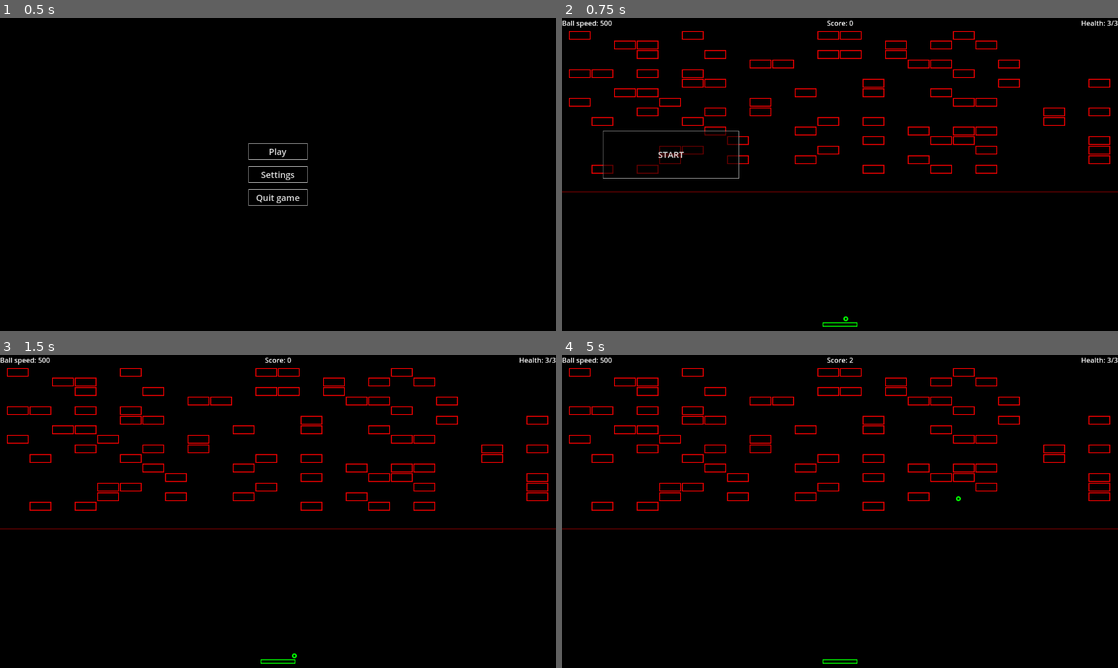
Above: before the commit, frames 1-4 (two rows, left to right).
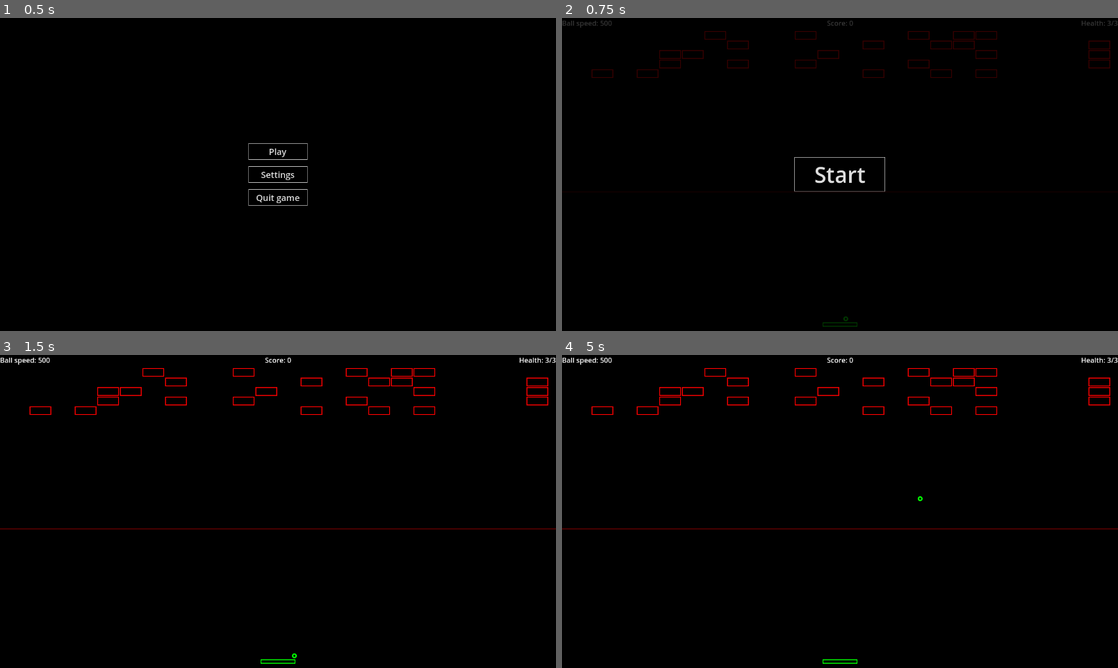
Above: after the commit, the same moments.

Repository: Germenzi/Infinitoid
Game: Godot game, scene res://main.tscn
The game is run twice, just before and just after one commit, with the same random seed, the same clock (stepped at 60 frames per second) and the same inputs.
Inputs (mouse positions are in pixels of both pictures, inside the frame that each line leads up to):
- Up to frame 1 (0.5 s): no input
- Up to frame 2 (0.75 s): click "Play" at 0.5 s
- Up to frame 3 (1.5 s): click "START" (after the commit: "Start") at 1.25 s
- Up to frame 4 (5 s): tap Enter at 2, 3.5 s; move the mouse to (962, 495) at 2.02 s; hold Up (ui_up) 2.03-2.75 s; tap O at 2.1, 3.6 s; click (962, 495) at 2.17 s; tap Space at 2.75, 4.25 s; drag from (728, 527) to (812, 574) at 2.77 s; move the mouse to (895, 442) at 3.52 s; hold Up (ui_up) 3.53-4.25 s; drag from (812, 574) to (673, 464) at 4.27 s

Frame 1 is identical in both runs. In frame 2, 4.8% of the frame differs, in the area x 0-100%, y 0-99%; in frame 3, 3.6%; in frame 4, 3.6%.

Commit message:
Add starting game ui

Diff:
--- a/scenes/arcanoid_game.tscn
+++ b/scenes/arcanoid_game.tscn
@@ -1,7 +1,8 @@
-[gd_scene load_steps=8 format=3 uid="uid://bixm1xmwh4h83"]
+[gd_scene load_steps=9 format=3 uid="uid://bixm1xmwh4h83"]
 
 [ext_resource type="Theme" uid="uid://dmce53ilrrlem" path="res://main-theme.tres" id="2_665qb"]
 [ext_resource type="Script" path="res://GameState.gd" id="3_6rb05"]
+[ext_resource type="PackedScene" uid="uid://dj4cqaqhhkqus" path="res://scenes/game_starting_ui.tscn" id="3_ricfi"]
 
 [sub_resource type="GDScript" id="GDScript_vuba5"]
 resource_name = "drawer"
@@ -104,6 +105,9 @@
 	var playing_area_limiter_rect : Rect2 = _game_state.playing_area_rect.grow(-_game_state.ball_radius*2)
 	var platform_rect : Rect2 = _game_state.platform_rect
 
+	var old_ball_position : Vector2 = _game_state.ball_position
+	var old_ball_velocity : Vector2 = _game_state.ball_velocity
+
 	var frametime : float = 0.0
 	var banned_rects_sides := ArcanoidGeometry.RectGroupBannedSides.new()
 	while true:
@@ -169,6 +173,11 @@
 				_game_state.score += 1
 				banned_rects_sides = ArcanoidGeometry.RectGroupBannedSides.new()
 
+	# hardcoded bugfix, when ball super rarely just ignore walls
+	if not _game_state.playing_area_rect.has_point(_game_state.ball_position):
+		_game_state.ball_position = old_ball_position - old_ball_velocity*delta*1e-3
+		_game_state.ball_velocity = old_ball_velocity.rotated(randf_range(-1e-3, 1e-3))
+		print(\"TRUTEN\")
 
 func _place_ball_to_launch_position() -> void:
 	const BALL_PLATFORM_GAP : float = 3.0
@@ -243,8 +252,8 @@
 	get_tree().reload_current_scene()
 
 
-func _on_start_button_pressed() -> void:
-	(%StartButton as Button).hide()
+func _on_game_starging_ui_start_button_pressed() -> void:
+	(%GameStartingUI as Control).hide()
 	_game_state.state_machine.go_state(GameState.LAUNCHING_BALL_STATE)
 "
 
@@ -292,7 +301,6 @@
 [node name="GameState" type="Node" parent="."]
 unique_name_in_owner = true
 script = ExtResource("3_6rb05")
-speed_factor = 1.01
 initial_ball_radius = 5.0
 initial_ball_speed = 500.0
 initial_platform_size = Vector2(80, 10)
@@ -302,7 +310,6 @@
 block_rows_gap = 2.0
 blocks_columns_gap = 2.0
 initial_block_spawn_amount = 5
-initial_block_rows = 15
 top_row_gap = 30.0
 
 [node name="GUI" type="CanvasLayer" parent="."]
@@ -316,16 +323,6 @@
 grow_horizontal = 2
 grow_vertical = 2
 theme = ExtResource("2_665qb")
-
-[node name="StartButton" type="Button" parent="GUI/Control"]
-unique_name_in_owner = true
-layout_mode = 0
-offset_left = 94.0
-offset_top = 260.0
-offset_right = 408.0
-offset_bottom = 369.0
-focus_mode = 0
-text = "START"
 
 [node name="SpeedLabel" type="Label" parent="GUI/Control"]
 layout_mode = 0
@@ -354,4 +351,8 @@
 grow_horizontal = 2
 script = SubResource("GDScript_4yrex")
 
-[connection signal="pressed" from="GUI/Control/StartButton" to="GameController" method="_on_start_button_pressed"]
+[node name="GameStartingUI" parent="GUI/Control" instance=ExtResource("3_ricfi")]
+unique_name_in_owner = true
+layout_mode = 1
+
+[connection signal="start_button_pressed" from="GUI/Control/GameStartingUI" to="GameController" method="_on_game_starging_ui_start_button_pressed"]
--- /dev/null
+++ b/scenes/game_starting_ui.tscn
@@ -0,0 +1,50 @@
+[gd_scene load_steps=3 format=3 uid="uid://dj4cqaqhhkqus"]
+
+[ext_resource type="Theme" uid="uid://dmce53ilrrlem" path="res://main-theme.tres" id="1_ak752"]
+
+[sub_resource type="GDScript" id="GDScript_4f068"]
+resource_name = "main"
+script/source = "extends Control
+
+signal start_button_pressed
+
+
+func _on_start_button_pressed() -> void:
+	start_button_pressed.emit()
+"
+
+[node name="GameStartingUI" type="Control"]
+layout_mode = 3
+anchors_preset = 15
+anchor_right = 1.0
+anchor_bottom = 1.0
+grow_horizontal = 2
+grow_vertical = 2
+theme = ExtResource("1_ak752")
+script = SubResource("GDScript_4f068")
+
+[node name="ColorRect" type="ColorRect" parent="."]
+layout_mode = 1
+anchors_preset = 15
+anchor_right = 1.0
+anchor_bottom = 1.0
+grow_horizontal = 2
+grow_vertical = 2
+color = Color(0, 0, 0, 0.784314)
+
+[node name="VBoxContainer" type="VBoxContainer" parent="."]
+layout_mode = 1
+anchors_preset = 15
+anchor_right = 1.0
+anchor_bottom = 1.0
+grow_horizontal = 2
+grow_vertical = 2
+alignment = 1
+
+[node name="StartButton" type="Button" parent="VBoxContainer"]
+layout_mode = 2
+size_flags_horizontal = 4
+theme_override_font_sizes/font_size = 50
+text = "   Start   "
+
+[connection signal="pressed" from="VBoxContainer/StartButton" to="." method="_on_start_button_pressed"]
